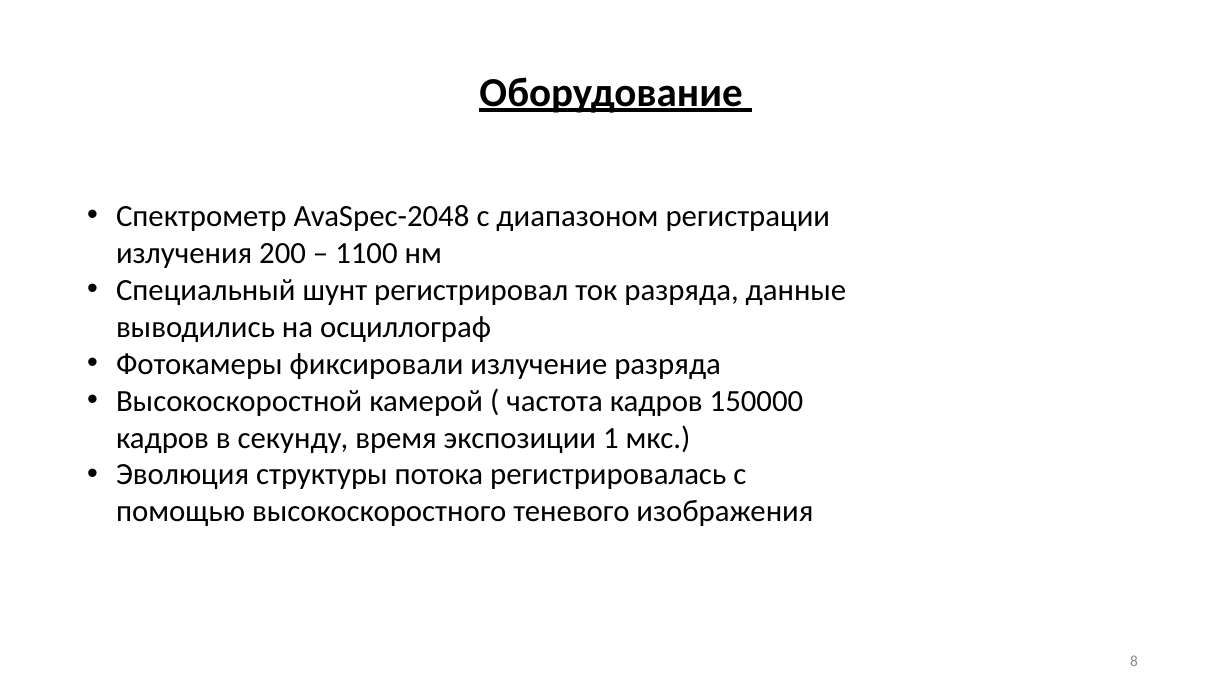
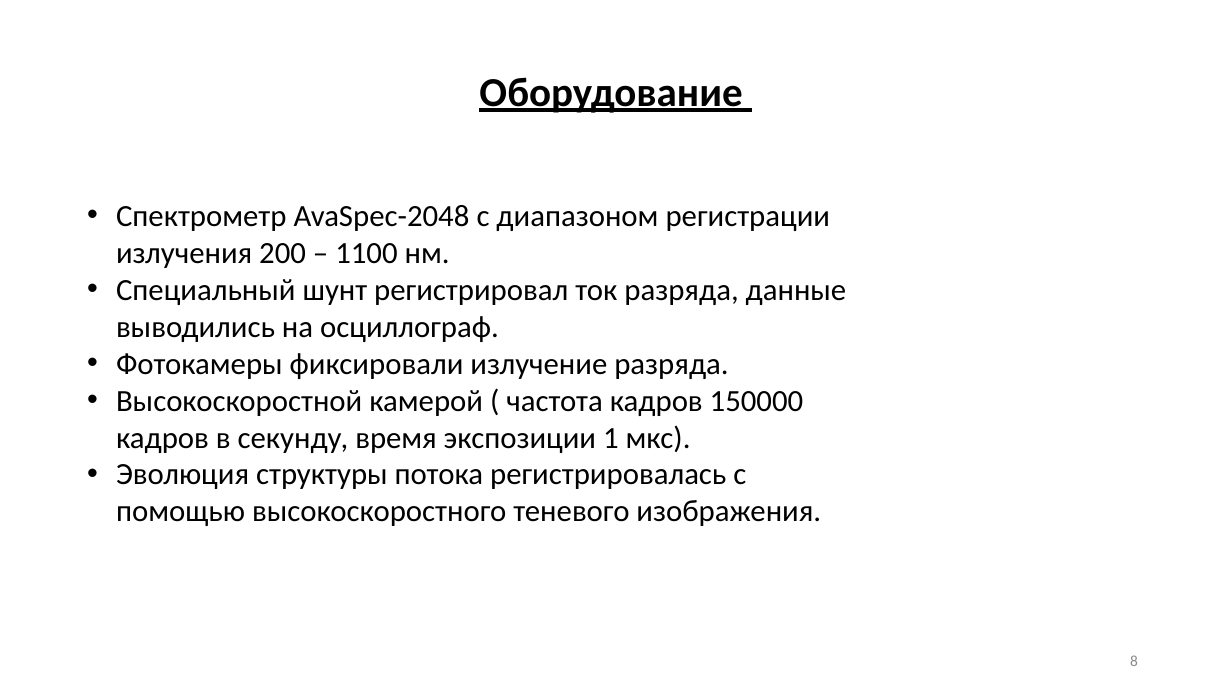
Before and after one commit to ulanich/msu, a slide deck: slide 8 of конференция/конференция.pptx. Drawn at 1232x693 pixels with LibreOffice and Linux fonts; fonts in the diff are those of the drawing. Boxes give left, top, right and bottom in pixels: in the first picture for what was removed or moved away, otherwise in the second. Text is boxed around its words. In the diff, an @@ line names an element or a change of style, - is before the commit and + after.

```diff
--- a/конференция/конференция.pptx
+++ b/конференция/конференция.pptx
@@ text at bbox=[116, 205, 847, 526]: text changed @@
-• Спектрометр AvaSpec-2048 с диапазоном регистрации излучения 200 – 1100 нм
-• Специальный шунт регистрировал ток разряда, данные выводились на осциллограф
-• Фотокамеры фиксировали излучение разряда
-• Высокоскоростной камерой ( частота кадров 150000 кадров в секунду, время экспозиции 1 мкс.)
-• Эволюция структуры потока регистрировалась с помощью высокоскоростного теневого изображения
+• Спектрометр AvaSpec-2048 с диапазоном регистрации излучения 200 – 1100 нм.
+• Специальный шунт регистрировал ток разряда, данные выводились на осциллограф.
+• Фотокамеры фиксировали излучение разряда.
+• Высокоскоростной камерой ( частота кадров 150000 кадров в секунду, время экспозиции 1 мкс).
+• Эволюция структуры потока регистрировалась с помощью высокоскоростного теневого изображения.
```
Also in this commit, not shown: 7 other slides changed, 3 slides added, 1 slide removed.
